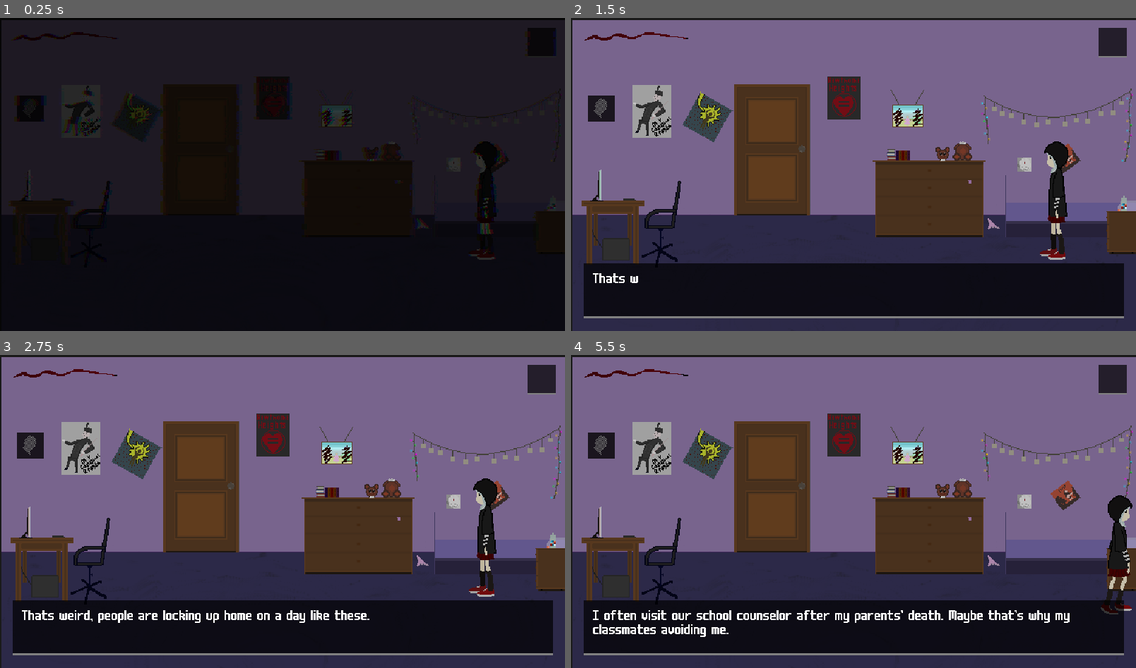
Above: before the commit, frames 1-4 (two rows, left to right).
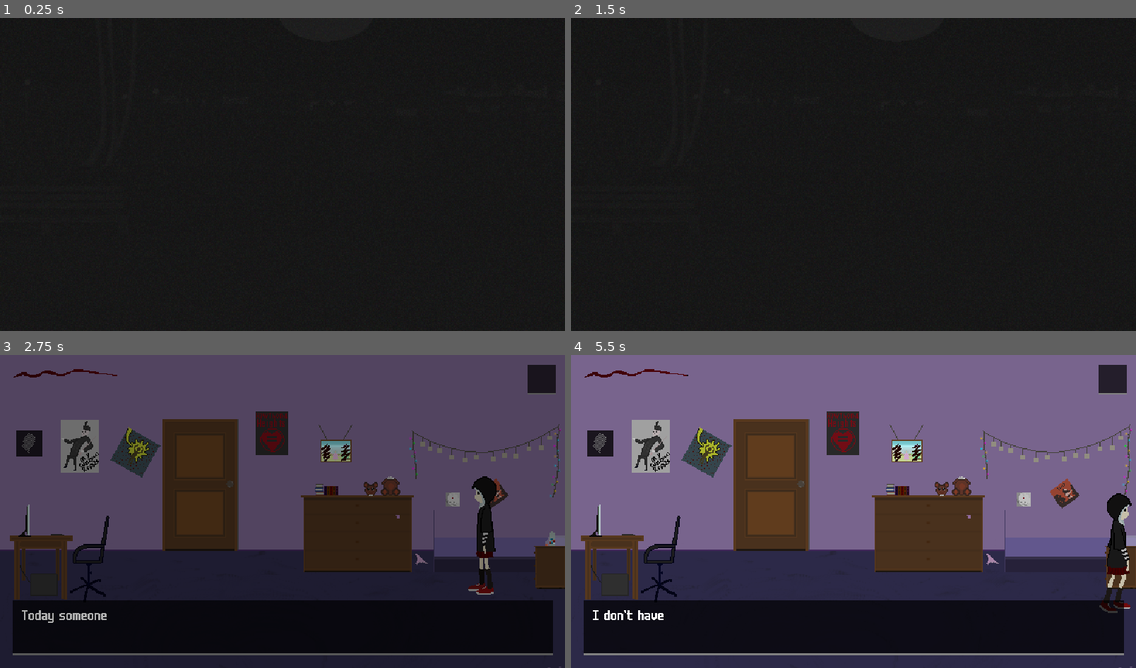
Above: after the commit, the same moments.

Repository: reeFridge/2q20
Game: Godot game, scene res://main.tscn
The game is run twice, just before and just after one commit, with the same random seed, the same clock (stepped at 60 frames per second) and the same inputs.
Inputs (mouse positions are in pixels of both pictures, inside the frame that each line leads up to):
- Up to frame 1 (0.25 s): no input
- Up to frame 2 (1.5 s): click (797, 212) at 0.5 s, where only the run after the commit has a clickable "about"; click (853, 252) at 1.25 s, where only the run after the commit has a clickable "back"
- Up to frame 3 (2.75 s): click (192, 549) at 2 s, where only the run after the commit has a clickable "start"
- Up to frame 4 (5.5 s): tap Enter at 2.75 s; move the mouse to (774, 486) at 2.77 s; hold Right (ui_right) 2.78-3.53 s; click (774, 486) at 2.92 s; move the mouse to (599, 445) at 3.52 s; hold Down (ui_down) 3.53-4.28 s; click (599, 445) at 3.67 s; move the mouse to (650, 448) at 4.27 s; hold Right (ui_right) 4.28-5.03 s; click (650, 448) at 4.42 s; move the mouse to (706, 455) at 5.02 s; hold Up (ui_up) from 5.03 s (still down); click (706, 455) at 5.17 s

The runs differ from the first frame. In frame 1, 0.8% of the frame differs, in the area x 3-100%, y 0-80%; in frame 2, 80%, in the area x 0-100%, y 0-100%; in frame 3, 59%; in frame 4, 7.6%.

Commit message:
main menu

Diff:
--- a/items/lamp_togglable.tscn
+++ b/items/lamp_togglable.tscn
@@ -15,6 +15,7 @@
 distance_to_activate = 100
 
 [node name="lamp" parent="." index="0" instance=ExtResource( 1 )]
+frame = 0
 script = ExtResource( 3 )
 
 [node name="CollisionShape2D" type="CollisionShape2D" parent="." index="1"]
--- a/locations/reply_trigger.tscn
+++ b/locations/reply_trigger.tscn
@@ -1,18 +1,9 @@
-[gd_scene load_steps=3 format=2]
+[gd_scene load_steps=2 format=2]
 
 [ext_resource path="res://scripts/reply_trigger.gd" type="Script" id=1]
-
-
-
-[sub_resource type="RectangleShape2D" id=25]
-extents = Vector2( 68.2326, 16.9587 )
 
 [node name="reply_triger" type="Area2D"]
 position = Vector2( -213.024, 19.5377 )
 collision_layer = 8
 script = ExtResource( 1 )
 text = "Gotta go"
-
-[node name="CollisionShape2D" type="CollisionShape2D" parent="."]
-position = Vector2( -29.6217, 7.56299 )
-shape = SubResource( 25 )
--- a/locations/room_1.tscn
+++ b/locations/room_1.tscn
@@ -77,10 +77,10 @@
 
 [node name="cam" type="Camera2D" parent="."]
 position = Vector2( 0, 104 )
-limit_left = -300
+limit_left = -299
 limit_top = -540
-limit_right = 300
-limit_bottom = 166
+limit_right = 301
+limit_bottom = 168
 
 [node name="Door" parent="." instance=ExtResource( 2 )]
 position = Vector2( -86, 43 )
@@ -300,7 +300,6 @@
 
 [node name="monitor" parent="container" instance=ExtResource( 6 )]
 position = Vector2( -273, 85 )
-frame = 3
 offset = Vector2( 0, -73.013 )
 
 [node name="entered" parent="." instance=ExtResource( 7 )]
--- a/locations/room_2.tscn
+++ b/locations/room_2.tscn
@@ -89,12 +89,15 @@
 [sub_resource type="RectangleShape2D" id=22]
 extents = Vector2( 47.0988, 24.7074 )
 
+[sub_resource type="RectangleShape2D" id=25]
+extents = Vector2( 52.4664, 13.8201 )
+
 [node name="Node2D" instance=ExtResource( 4 )]
 player_container = "container"
 fade = true
 
 [node name="max_top" parent="." index="0"]
-position = Vector2( 0, 24 )
+position = Vector2( 0, 17.8382 )
 
 [node name="max_bottom" parent="." index="1"]
 position = Vector2( 0, 160 )
@@ -160,6 +163,7 @@
 [node name="clock" type="AnimatedSprite" parent="." index="11"]
 position = Vector2( 189.738, -106.147 )
 frames = SubResource( 4 )
+frame = 1
 playing = true
 
 [node name="AudioStreamPlayer2D" type="AudioStreamPlayer2D" parent="clock" index="0"]
@@ -170,7 +174,7 @@
 [node name="container" type="YSort" parent="." index="12"]
 
 [node name="table" type="Sprite" parent="container" index="0"]
-position = Vector2( -230.487, 79.3432 )
+position = Vector2( -200.118, 91.2266 )
 texture = SubResource( 5 )
 
 [node name="StaticBody2D" type="StaticBody2D" parent="container/table" index="0"]
@@ -196,7 +200,7 @@
 shape = SubResource( 24 )
 
 [node name="knife" parent="container" index="2" instance=ExtResource( 1 )]
-position = Vector2( -224.519, 80.2846 )
+position = Vector2( -195.471, 92.6081 )
 text = "knife"
 inventory_text = "equip/unequip"
 distance_to_activate = 70
@@ -349,6 +353,10 @@
 text = "When my parents had died, I broke the TV screen, never liked its sound."
 
 [node name="near_door_reply" parent="." index="29" instance=ExtResource( 13 )]
+position = Vector2( -259.677, 23.4988 )
+
+[node name="CollisionShape2D" type="CollisionShape2D" parent="near_door_reply" index="0"]
+shape = SubResource( 25 )
 [connection signal="triggered" from="room_1_door" to="room_1_door/trigger_handler" method="_on_triggered"]
 [connection signal="triggered" from="street_door" to="street_door/trigger_handler" method="_on_triggered"]
 [connection signal="triggered" from="container/knife" to="container/knife/actions" method="_on_triggered"]
--- a/main.tscn
+++ b/main.tscn
@@ -11,6 +11,9 @@
 [ext_resource path="res://assets/sprites/mental.png" type="Texture" id=9]
 [ext_resource path="res://ui/inventory.tscn" type="PackedScene" id=10]
 [ext_resource path="res://styles/ui.tres" type="StyleBox" id=11]
+[ext_resource path="res://assets/fonts/17719.ttf" type="DynamicFontData" id=12]
+[ext_resource path="res://assets/sprites/menu_bg.png" type="Texture" id=13]
+[ext_resource path="res://ui/menu_button.tscn" type="PackedScene" id=14]
 
 [sub_resource type="Animation" id=1]
 tracks/0/type = "value"
@@ -72,6 +75,17 @@
 shader = ExtResource( 2 )
 shader_param/opacity = 0.4
 
+[sub_resource type="DynamicFont" id=8]
+size = 100
+font_data = ExtResource( 12 )
+
+[sub_resource type="DynamicFont" id=9]
+font_data = ExtResource( 12 )
+
+[sub_resource type="DynamicFont" id=10]
+size = 10
+font_data = ExtResource( 12 )
+
 [node name="main" type="Node"]
 script = ExtResource( 1 )
 
@@ -110,7 +124,7 @@
 margin_right = -10.0
 margin_bottom = -10.0
 custom_fonts/normal_font = SubResource( 4 )
-visible_characters = 2
+visible_characters = 0
 percent_visible = 0.2
 text = "Some thoughts"
 scroll_active = false
@@ -164,5 +178,146 @@
 __meta__ = {
 "_edit_use_anchors_": false
 }
+
+[node name="menu" type="Control" parent="ui"]
+anchor_right = 1.0
+anchor_bottom = 1.0
+__meta__ = {
+"_edit_use_anchors_": false
+}
+
+[node name="bg" type="TextureRect" parent="ui/menu"]
+anchor_left = 0.5
+anchor_top = 0.5
+anchor_right = 0.5
+anchor_bottom = 0.5
+margin_left = -600.0
+margin_top = -333.0
+margin_right = 600.0
+margin_bottom = 333.0
+texture = ExtResource( 13 )
+expand = true
+stretch_mode = 4
+__meta__ = {
+"_edit_use_anchors_": false
+}
+
+[node name="title" type="Label" parent="ui/menu"]
+anchor_left = 0.5
+anchor_top = 0.3
+anchor_right = 0.5
+anchor_bottom = 0.3
+margin_left = -169.0
+margin_top = -36.5
+margin_right = 169.0
+margin_bottom = 36.5
+grow_horizontal = 2
+grow_vertical = 2
+custom_fonts/font = SubResource( 8 )
+custom_colors/font_color = Color( 0.733333, 0.709804, 0.709804, 1 )
+custom_colors/font_color_shadow = Color( 0.251465, 0.251465, 0.251465, 0.470588 )
+custom_constants/shadow_offset_y = 3
+text = "2q20"
+align = 1
+valign = 1
+__meta__ = {
+"_edit_use_anchors_": false
+}
+
+[node name="buttons" type="HBoxContainer" parent="ui/menu"]
+anchor_left = 0.5
+anchor_top = 0.572
+anchor_right = 0.5
+anchor_bottom = 0.66
+margin_left = -98.5
+margin_top = -18.5
+margin_right = 98.5
+margin_bottom = 18.5
+grow_horizontal = 2
+grow_vertical = 2
+custom_constants/separation = 30
+__meta__ = {
+"_edit_use_anchors_": false
+}
+
+[node name="start" parent="ui/menu/buttons" instance=ExtResource( 14 )]
+
+[node name="about" parent="ui/menu/buttons" instance=ExtResource( 14 )]
+margin_left = 140.0
+margin_right = 257.0
+text = "about"
+
+[node name="quit" parent="ui/menu/buttons" instance=ExtResource( 14 )]
+margin_left = 287.0
+margin_right = 368.0
+text = "quit"
+
+[node name="about" type="Control" parent="ui/menu"]
+visible = false
+anchor_right = 1.0
+anchor_bottom = 1.0
+__meta__ = {
+"_edit_use_anchors_": false
+}
+
+[node name="about" type="VBoxContainer" parent="ui/menu/about"]
+anchor_left = 0.5
+anchor_top = 0.587
+anchor_right = 0.5
+anchor_bottom = 0.613
+margin_left = -150.0
+margin_top = -27.5
+margin_right = 150.0
+margin_bottom = 89.184
+grow_horizontal = 2
+custom_constants/separation = 10
+__meta__ = {
+"_edit_use_anchors_": false
+}
+
+[node name="Label" type="Label" parent="ui/menu/about/about"]
+margin_right = 300.0
+margin_bottom = 17.0
+custom_fonts/font = SubResource( 9 )
+text = "Game by"
+align = 1
+
+[node name="HBoxContainer" type="HBoxContainer" parent="ui/menu/about/about"]
+margin_top = 27.0
+margin_right = 300.0
+margin_bottom = 87.0
+
+[node name="about" type="RichTextLabel" parent="ui/menu/about/about/HBoxContainer"]
+margin_right = 300.0
+margin_bottom = 60.0
+rect_min_size = Vector2( 300, 60 )
+bbcode_enabled = true
+bbcode_text = "[center][color=aqua]@Iletora[/color]
+[ [url=https://twitter.com/Iletora]twitter[/url], [url=https://iletora.bandcamp.com]bandcamp[/url] ][/center][center][color=aqua]@reeFridge[/color]
+[ [url=https://github.com/reeFridge]github[/url] ][/center]"
+text = "@Iletora
+[ twitter, bandcamp ]@reeFridge
+[ github ]"
+
+[node name="back" parent="ui/menu/about/about" instance=ExtResource( 14 )]
+margin_top = 97.0
+margin_right = 300.0
+margin_bottom = 134.0
+text = "back"
+
+[node name="tag" type="Label" parent="ui/menu/about"]
+anchor_left = 0.98
+anchor_top = 0.98
+anchor_right = 0.98
+anchor_bottom = 0.98
+margin_left = -73.0
+margin_top = -25.0
+custom_fonts/font = SubResource( 10 )
+text = "special for
+#AdvJam2020"
 [connection signal="animation_finished" from="AnimationPlayer" to="." method="_on_animation_finished"]
 [connection signal="gui_input" from="ui/overlay" to="ui" method="_on_overlay_gui_input"]
+[connection signal="pressed" from="ui/menu/buttons/start" to="ui" method="_on_start_pressed"]
+[connection signal="pressed" from="ui/menu/buttons/about" to="ui" method="_on_about_pressed"]
+[connection signal="pressed" from="ui/menu/buttons/quit" to="ui" method="_on_quit_pressed"]
+[connection signal="pressed" from="ui/menu/about/about/back" to="ui" method="_on_back_pressed"]
--- a/scripts/global.gd
+++ b/scripts/global.gd
@@ -1,5 +1,13 @@
 extends Node
 signal activable_triggered(instance)
+
+enum GameState {
+	None,
+	Play,
+	Pause
+}
+
+var game_state = GameState.None
 
 var scenes = [
 	preload("res://locations/room_1.tscn").instance(),
@@ -16,7 +24,7 @@
 
 func _ready():
 	print("global loaded")
-	change_scene(0)
+	#change_scene(0)
 
 func get_player():
 	return main.get_player()
--- a/scripts/stats.gd
+++ b/scripts/stats.gd
@@ -4,14 +4,15 @@
 const MAX_MENTAL = 100.0
 
 var mental = MAX_MENTAL
-var interval = 1 * 1000
+var interval = 7 * 1000
 var last_update = 0
 
 func _process(delta):
-	var diff = OS.get_ticks_msec() - last_update
-	if diff > interval:
-		update_mental(-1)
-		last_update = OS.get_ticks_msec()
+	if Global.game_state == Global.GameState.Play:
+		var diff = OS.get_ticks_msec() - last_update
+		if diff > interval:
+			update_mental(-1)
+			last_update = OS.get_ticks_msec()
 
 func update_mental(diff):
 	mental = clamp(mental + diff, 0.0, MAX_MENTAL)
--- a/scripts/ui.gd
+++ b/scripts/ui.gd
@@ -1,6 +1,17 @@
 extends CanvasLayer
 
 var text_timer: Timer = null
+
+func _unhandled_key_input(event):
+	if event.pressed and event.scancode == KEY_ESCAPE and Global.game_state != Global.GameState.None:
+		if Global.game_state == Global.GameState.Play:
+			Global.game_state = Global.GameState.Pause
+			pause_resume_timer(true)
+			$menu.show()
+		else:
+			pause_resume_timer(false)
+			$menu.hide()
+			Global.game_state = Global.GameState.Play
 
 func _ready():
 	$mental.max_value = Stats.MAX_MENTAL
@@ -52,6 +63,10 @@
 		text_timer.queue_free()
 		text_timer = null
 
+func pause_resume_timer(state):
+	if text_timer != null:
+		text_timer.paused = state
+
 func text_timeout():
 	remove_text_timer()
 	hide_text()
@@ -72,3 +87,21 @@
 			$text_panel/text.percent_visible = 1
 		else:
 			text_timeout()
+
+func _on_start_pressed():
+	$menu.hide()
+	$menu/buttons/start.text = "continue"
+	if Global.game_state == Global.GameState.None:
+		Global.change_scene(0)
+	Global.game_state = Global.GameState.Play
+
+func _on_about_pressed():
+	$menu/buttons.hide()
+	$menu/about.show()
+
+func _on_quit_pressed():
+	get_tree().quit(0)
+
+func _on_back_pressed():
+	$menu/buttons.show()
+	$menu/about.hide()
--- /dev/null
+++ b/styles/menu_buttons_font.tres
@@ -0,0 +1,7 @@
+[gd_resource type="DynamicFont" load_steps=2 format=2]
+
+[ext_resource path="res://assets/fonts/17719.ttf" type="DynamicFontData" id=1]
+
+[resource]
+size = 35
+font_data = ExtResource( 1 )
--- /dev/null
+++ b/styles/menu_buttons_normal.tres
@@ -0,0 +1,4 @@
+[gd_resource type="StyleBoxFlat" format=2]
+
+[resource]
+bg_color = Color( 0, 0, 0, 0 )
--- /dev/null
+++ b/ui/menu_button.tscn
@@ -0,0 +1,23 @@
+[gd_scene load_steps=3 format=2]
+
+[ext_resource path="res://styles/menu_buttons_normal.tres" type="StyleBox" id=1]
+[ext_resource path="res://styles/menu_buttons_font.tres" type="DynamicFont" id=2]
+
+[node name="start" type="Button"]
+margin_right = 110.0
+margin_bottom = 95.0
+grow_horizontal = 2
+custom_styles/hover = ExtResource( 1 )
+custom_styles/pressed = ExtResource( 1 )
+custom_styles/focus = ExtResource( 1 )
+custom_styles/disabled = ExtResource( 1 )
+custom_styles/normal = ExtResource( 1 )
+custom_fonts/font = ExtResource( 2 )
+custom_colors/font_color_disabled = Color( 0.196078, 0.196078, 0.196078, 1 )
+custom_colors/font_color = Color( 0.392157, 0.392157, 0.392157, 1 )
+custom_colors/font_color_hover = Color( 1, 0.898039, 0.898039, 1 )
+custom_colors/font_color_pressed = Color( 0.262745, 0, 0, 1 )
+text = "start"
+__meta__ = {
+"_edit_use_anchors_": false
+}
Not shown, added: assets/sounds/flap.ogg.import
Not shown, added: assets/sounds/reply.ogg.import
Binary file added: assets/sprites/menu_bg.png
Not shown, added: assets/sprites/menu_bg.png.import
Not shown: 1 places in locations/room_2.tscn that only renumber resources
Not shown: 1 places in main.tscn that only renumber resources
Not shown, added: assets/sounds/flap.ogg
Not shown, added: assets/sounds/reply.ogg
